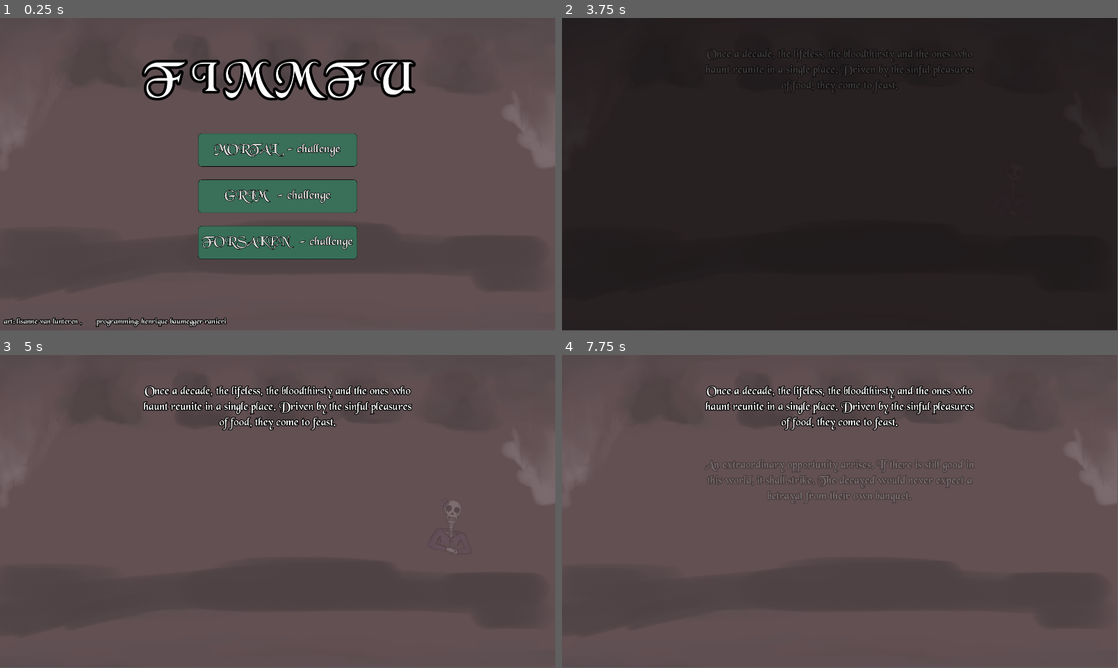
Above: before the commit, frames 1-4 (two rows, left to right).
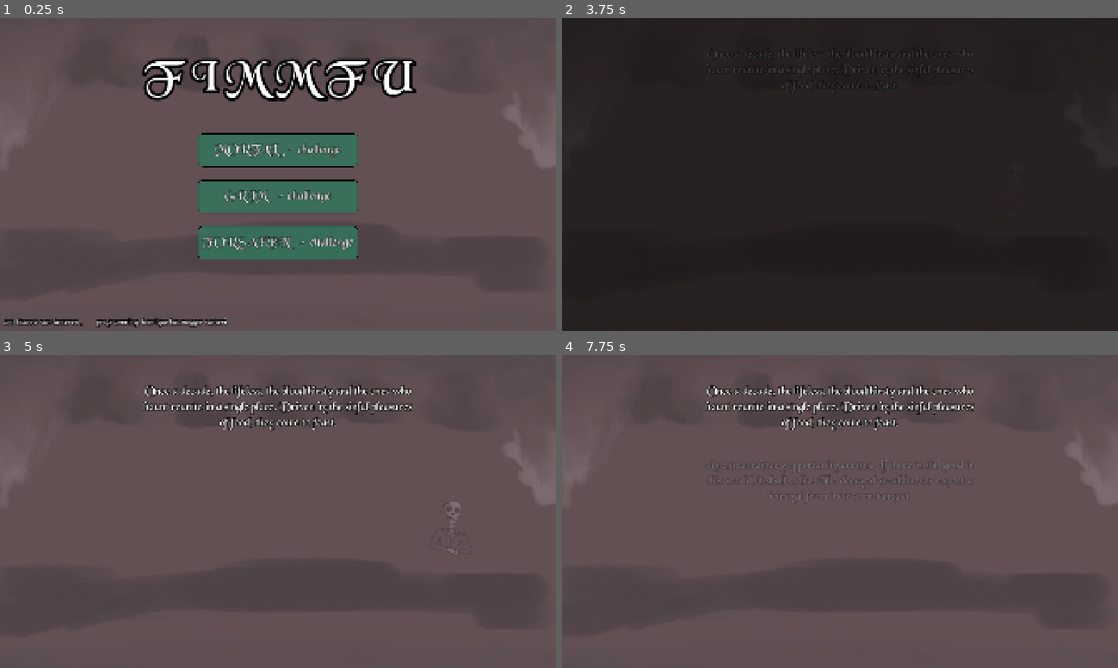
Above: after the commit, the same moments.

Repository: Henrique-Baumegger/godot-fims_food
Game: Godot game, scene res://scripts_and_scenes/game_loops/main.tscn
The game is run twice, just before and just after one commit, with the same random seed, the same clock (stepped at 60 frames per second) and the same inputs.
Inputs (mouse positions are in pixels of both pictures, inside the frame that each line leads up to):
- Up to frame 1 (0.25 s): no input
- Up to frame 2 (3.75 s): click "MORTAL - challenge" at 0.5 s; click "GRIM - challenge" at 1.25 s; click "FORSAKEN - challenge" at 2 s; tap Enter at 2.75 s; move the mouse to (962, 158) at 2.77 s; click (962, 158) at 2.85 s; move the mouse to (728, 190) at 3.52 s; right-click (728, 190) at 3.6 s
- Up to frame 3 (5 s): move the mouse to (333, 442) at 4.27 s; click (333, 442) at 4.35 s
- Up to frame 4 (7.75 s): tap Space at 5, 6.5 s; move the mouse to (812, 574) at 5.02 s; right-click (812, 574) at 5.1 s; tap Enter at 5.75, 7.25 s; move the mouse to (1006, 558) at 5.77 s; click (1006, 558) at 5.85 s; move the mouse to (673, 464) at 6.52 s; right-click (673, 464) at 6.6 s; move the mouse to (867, 511) at 7.27 s; click (867, 511) at 7.35 s
The window is 799x449 before the commit and 800x450 after it. Grey fills any space a smaller window leaves; there, only what the larger window draws over its background counts as a difference.

The runs differ from the first frame. In frame 1, 4.2% of the frame differs, in the area x 0-100%, y 12-99%; in frame 2, 0.4%; in frame 3, 2.2%; in frame 4, 2.7%.

Commit message:
Difficulties made easier

Diff:
--- a/project.godot
+++ b/project.godot
@@ -18,6 +18,7 @@
 
 window/size/viewport_width=1920
 window/size/viewport_height=1080
+window/stretch/mode="canvas_items"
 
 [global_group]
 
--- a/scripts_and_scenes/game_loops/cutscenes/monsters_appearing_cutscene.gd
+++ b/scripts_and_scenes/game_loops/cutscenes/monsters_appearing_cutscene.gd
@@ -130,9 +130,8 @@
 		tw.tween_property(l, "modulate:a", 1.0, reveal_time).set_ease(Tween.EASE_IN).set_trans(Tween.TRANS_SINE)
 		tw.tween_interval(pause)
 
-	await tw.finished
-	var fade_in_time : float = 7
-	var fade_in_delay : float = 0
+	var fade_in_time : float = 14
+	var fade_in_delay : float = 4
 	persistent_accross_game_loops.fade_button_in(fade_in_time, fade_in_delay)
 
 
--- a/scripts_and_scenes/game_loops/main.gd
+++ b/scripts_and_scenes/game_loops/main.gd
@@ -7,8 +7,8 @@
 
 const difficulty_to_table_sizes_track : Dictionary[Difficulties, Array] = {
 	Difficulties.MORTAL : [2, 3, 3, 4],
-	Difficulties.GRIM : [2, 3, 4, 4, 5],
-	Difficulties.FORSAKEN : [2, 3, 4, 4, 5, 6, 6],
+	Difficulties.GRIM : [2, 3, 3, 4, 5],
+	Difficulties.FORSAKEN : [2, 3, 3, 4, 5, 6, 6],
 }
 
 var current_table_sizes_track : Array = []
Not shown, changed: export_presets.cfg
